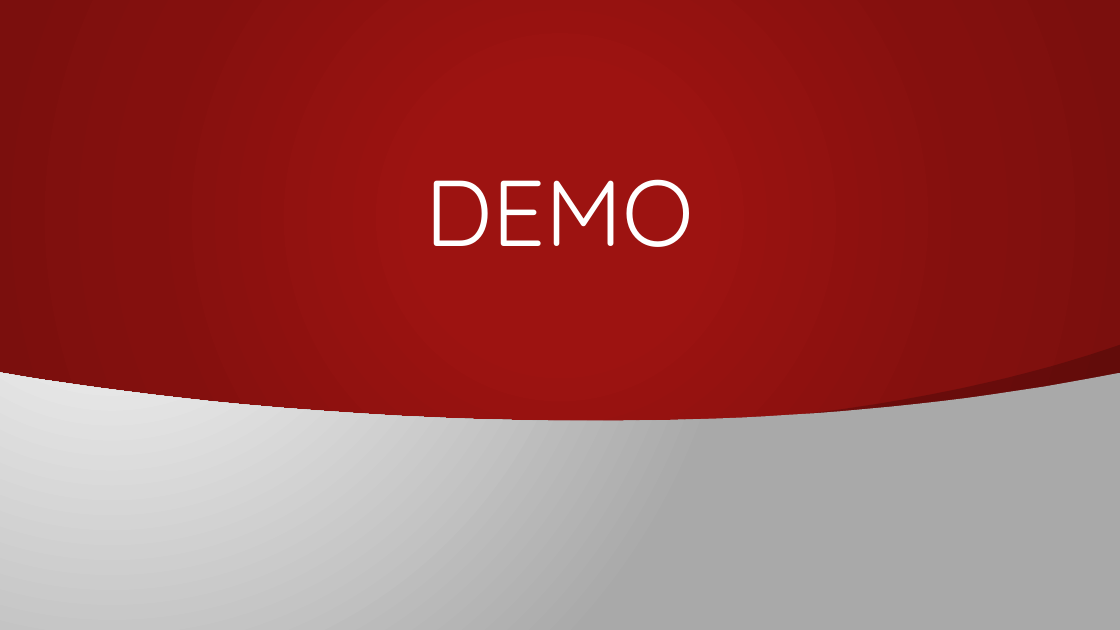
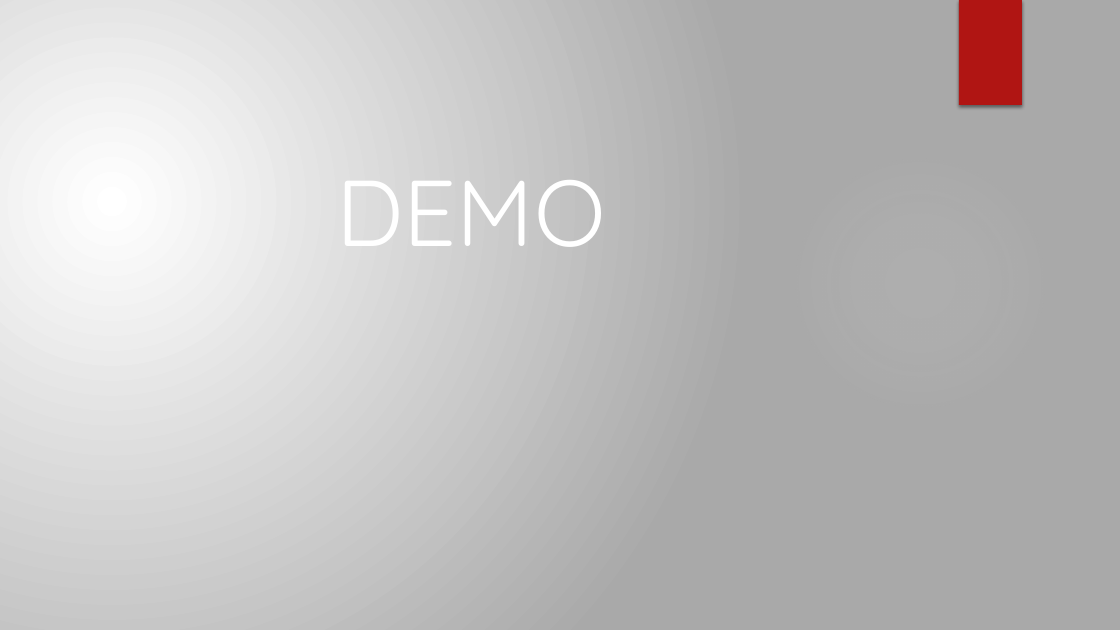
Before and after one commit to alanwagner101/PicCycler, a slide deck: slide 2 of Project2.pptx (slide 6 before the commit). Drawn at 1120x630 pixels with LibreOffice and Linux fonts; fonts in the diff are those of the drawing; grey boxes stand for pictures; background and template pictures are left out. Boxes give left, top, right and bottom in pixels: in the first picture for what was removed or moved away, otherwise in the second. Text is boxed around its words. In the diff, an @@ line names an element or a change of style, - is before the commit and + after.

```diff
--- a/Project2.pptx
+++ b/Project2.pptx
@@ rectangle removed at bbox=[0, 0, 1120, 434] @@
@@ picture removed at bbox=[735, 0, 882, 105] @@
@@ rectangle removed at bbox=[959, 0, 1022, 105] @@
@@ rectangle added at bbox=[959, 0, 1022, 105], fill #B01513 @@
@@ title "DEMO": place and size @@
-title "DEMO" at bbox=[426, 179, 695, 247]
+title "DEMO" at bbox=[337, 180, 606, 246]
@@ ellipse removed at bbox=[791, 154, 1049, 413] @@
@@ picture removed at bbox=[0, 245, 371, 630] @@
@@ picture removed at bbox=[0, 266, 139, 483] @@
@@ freeform shape removed at bbox=[802, 345, 1120, 421] @@
@@ freeform shape removed at bbox=[0, 373, 1120, 630] @@
```
Also in this commit, not shown: 5 other slides changed, 1 slide added, 1 slide removed, 1 other file.
